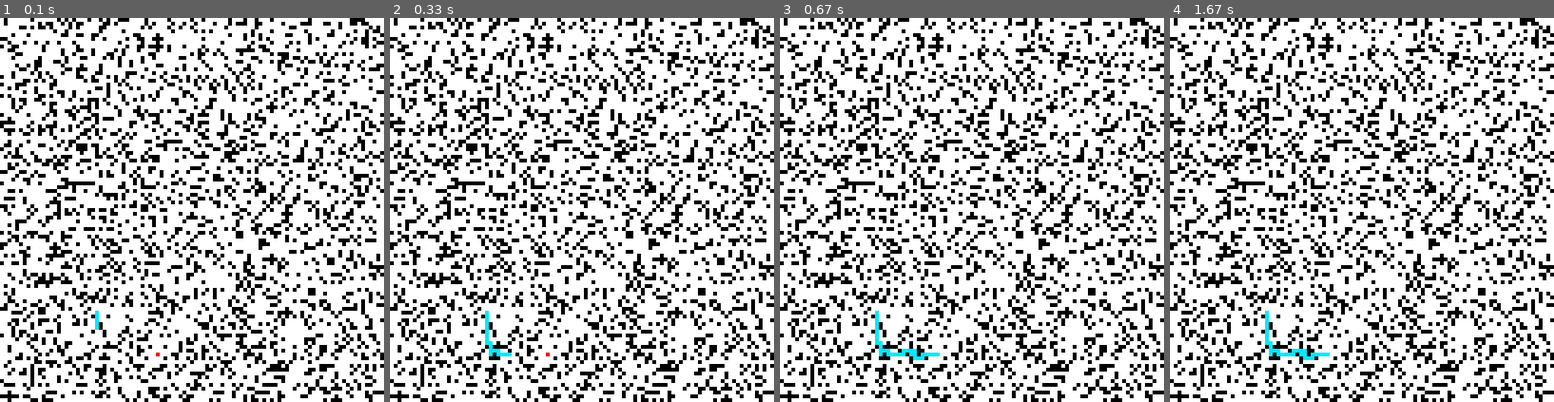
Above: before the commit, frames 1-4 (left to right).
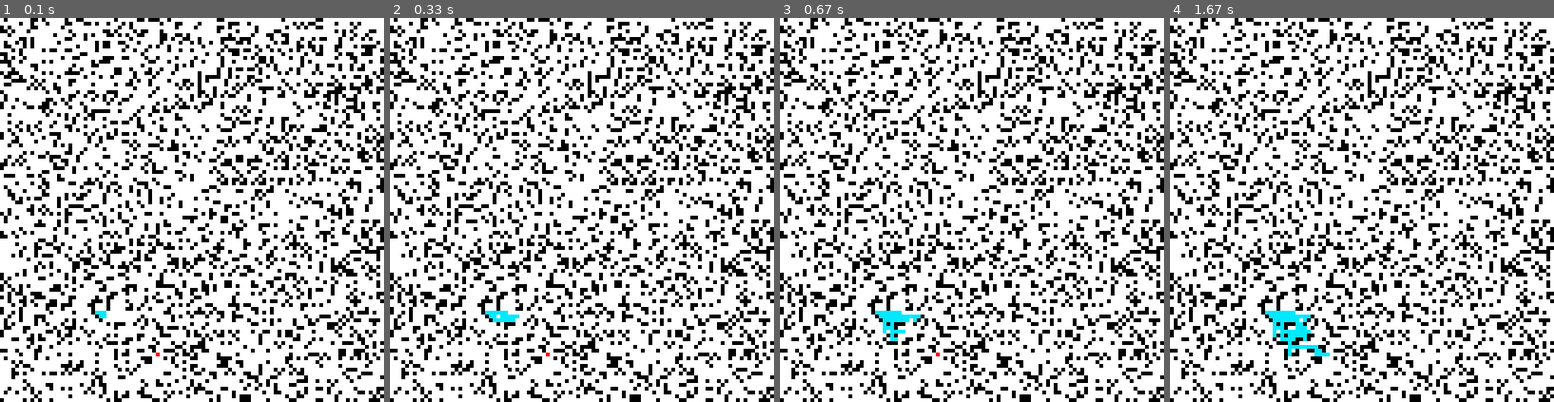
Above: after the commit, the same moments.

Repository: zain-sayed/IntroToAI
Game: pygame game, started from pygameBase.py
The game is run twice, just before and just after one commit, with the same random seed, the same clock (stepped at 60 frames per second) and the same inputs.
Inputs:
- Up to frame 1 (0.1 s): no input
- Up to frame 2 (0.33 s): no input
- Up to frame 3 (0.67 s): no input
- Up to frame 4 (1.67 s): no input

The runs differ from the first frame. In frame 1, 37% of the frame differs, in the area x 0-100%, y 0-100%; in frame 2, 38%; in frame 3, 38%; in frame 4, 38%.

Commit message:
Updated pygameBase with new gridFunctions

Diff:
--- a/astar.py
+++ b/astar.py
@@ -17,8 +17,8 @@
 
 # finds f value of a node
 def findf(x, y, g):
-    #return g + findh(x, y)
-    return findh(x, y)
+    return g + findh(x, y)
+    #return findh(x, y)
 
 
 # compare f values on openlist conflict
--- a/gridFunc.py
+++ b/gridFunc.py
@@ -14,16 +14,24 @@
 BLOCK_WIDTH = 5
 BLOCK_HEIGHT = 5
 
-def gridInit():
+def gridInit(start,goal):
     grid = []
     for row in range(101):
+        grid.append([])
         for column in range(101):
             coinFlip = random.randint(0, 100)
             if (coinFlip > 24):
                 grid[row].append(0)
             else:
                 grid[row].append(1)
-        return grid
+    startx,starty = start
+    goalx,goaly = goal
+    grid[startx][starty] = 2
+    grid [goalx][goaly] = 3
+
+    return grid
+
+
 
 def gridColor(screen,grid):
     for row in range(101):
--- a/pygameBase.py
+++ b/pygameBase.py
@@ -6,6 +6,7 @@
 import time
 from astar import *
 from openList import *
+from gridFunc import *
 
 # Define some colors
 BLACK = (0, 0, 0)
@@ -21,35 +22,12 @@
 #Setting margin
 MARGIN = 0
 
-#grid = []
-grid_height = 101
-    #int(input("Input a grid height: "))
-grid_width = 101
-    #int(input("Input a grid width:  "))
-
-for row in range(grid_height):
-    globalvars.grid.append([])
-    for column in range(grid_width):
-        coinFlip = random.randint(0, 100)
-        if(coinFlip>24):
-            globalvars.grid[row].append(0)
-        else:
-            globalvars.grid[row].append(1)
-
-#rand_start_x = random.randint(0,100)
-#rand_start_y = random.randint(0,100)
-#rand_goal_x = random.randint(0,100)
-#rand_goal_y = random.randint(0,100)
-
-print(globalvars.rand_start_x,  globalvars.rand_start_y)
-print(globalvars.rand_goal_x,globalvars.rand_goal_y)
-
-globalvars.grid[globalvars.rand_start_x][globalvars.rand_start_y] = 2
-globalvars.grid[globalvars.rand_goal_x][globalvars.rand_goal_y] = 3
-
 startCord = (globalvars.rand_start_x,globalvars.rand_start_y)
 goalCord =  (globalvars.rand_goal_x,globalvars.rand_goal_y)
 
+
+globalvars.grid = gridInit(startCord,goalCord)
+print (globalvars.grid)
 startNode = Treenode(0, 0, 0, None, startCord)
 
 
@@ -62,8 +40,8 @@
 # Set the width and height of the screen [width, height]
 size = (505, 505)
 screen = pygame.display.set_mode(size)
+pygame.display.set_caption("A* Grid")
 
-pygame.display.set_caption("A* Grid")
 
 
 done = False
@@ -90,25 +68,11 @@
 
     screen.fill(BLACK)
 
-    for row in range(grid_height):
-        for column in range(grid_width):
 
-            if (globalvars.grid[row][column] == 0):
-                color = WHITE
-            elif (globalvars.grid[row][column] == 2):
-                color = GREEN
-                #Starting point is GREEN
-            elif (globalvars.grid[row][column] == 3):
-                color = RED
-                #Goal is RED
 
-            elif (globalvars.grid[row][column] == 4):
-                color = LBLUE
-                #Path is LIGHT BLUE
-            else:
-                color = BLACK
 
-            pygame.draw.rect(screen,color,[BLOCK_WIDTH*column,BLOCK_HEIGHT*row,BLOCK_WIDTH,BLOCK_HEIGHT])
+    gridColor(screen,globalvars.grid)
+
 
 
     # A* algorithm will go here
@@ -145,7 +109,7 @@
     # --- Drawing code should go here
 
     # --- Go ahead and update the screen with what we've drawn.
-    pygame.display.flip()
+    #pygame.display.flip()
 
     # --- Limit to 60 frames per second
     clock.tick(60)
